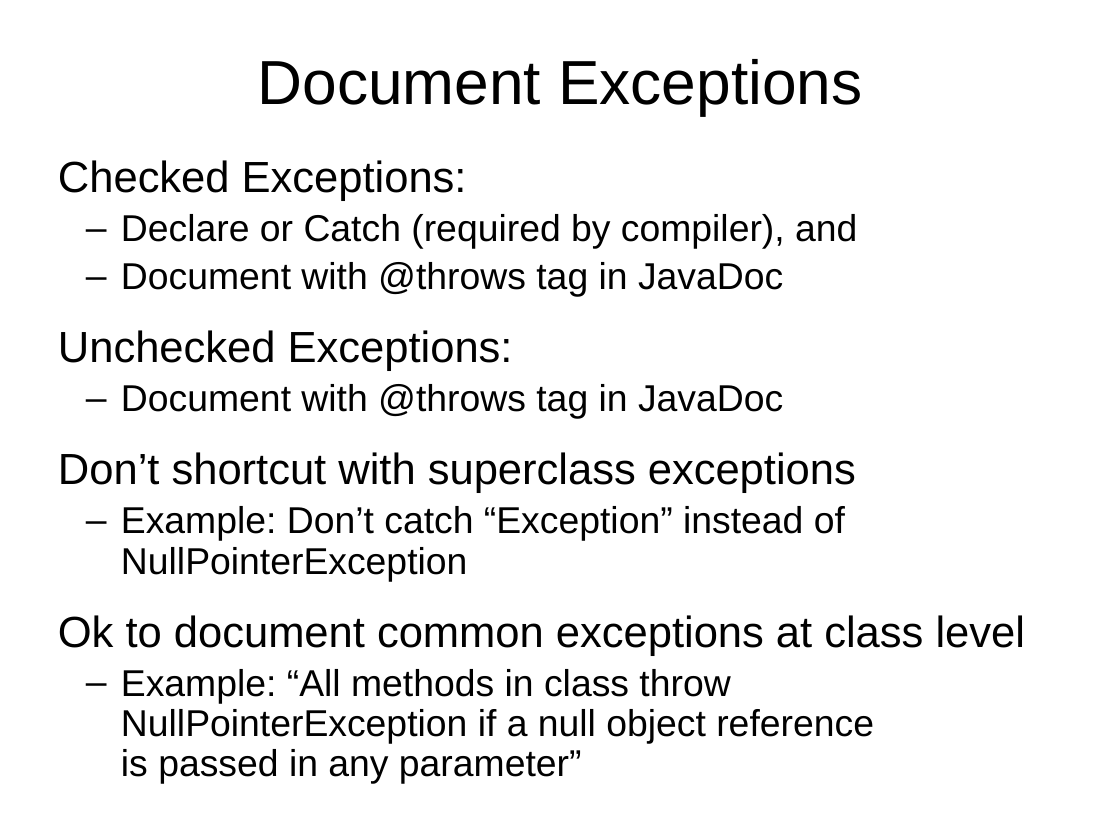
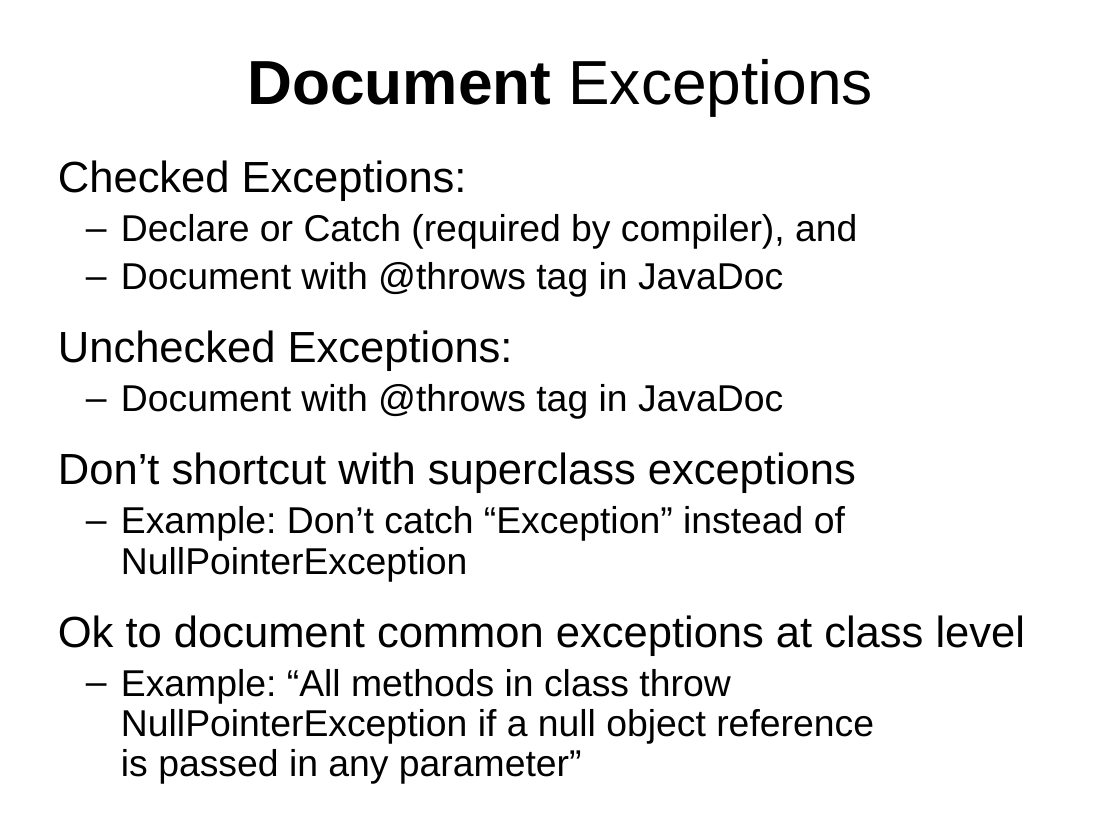
Before and after one commit to Cy-FairCS/cs3, a slide deck: slide 47 of u02d_exceptions/notes/a_Java Exceptions.pptx (slide 44 before the commit). Drawn at 1120x840 pixels with LibreOffice and Linux fonts; fonts in the diff are those of the drawing. Boxes give left, top, right and bottom in pixels: in the first picture for what was removed or moved away, otherwise in the second. Text is boxed around its words. In the diff, an @@ line names an element or a change of style, - is before the commit and + after.

Commit message:
Updated exceptions ppts

```diff
--- a/u02d_exceptions/notes/a_Java Exceptions.pptx
+++ b/u02d_exceptions/notes/a_Java Exceptions.pptx
@@ title "Document Exceptions" at [247, 59, 873, 115]: bold on in "Document" @@
```
Also in this commit, not shown: 4 other slides changed, 5 slides added, 2 slides removed, 1 other file.
